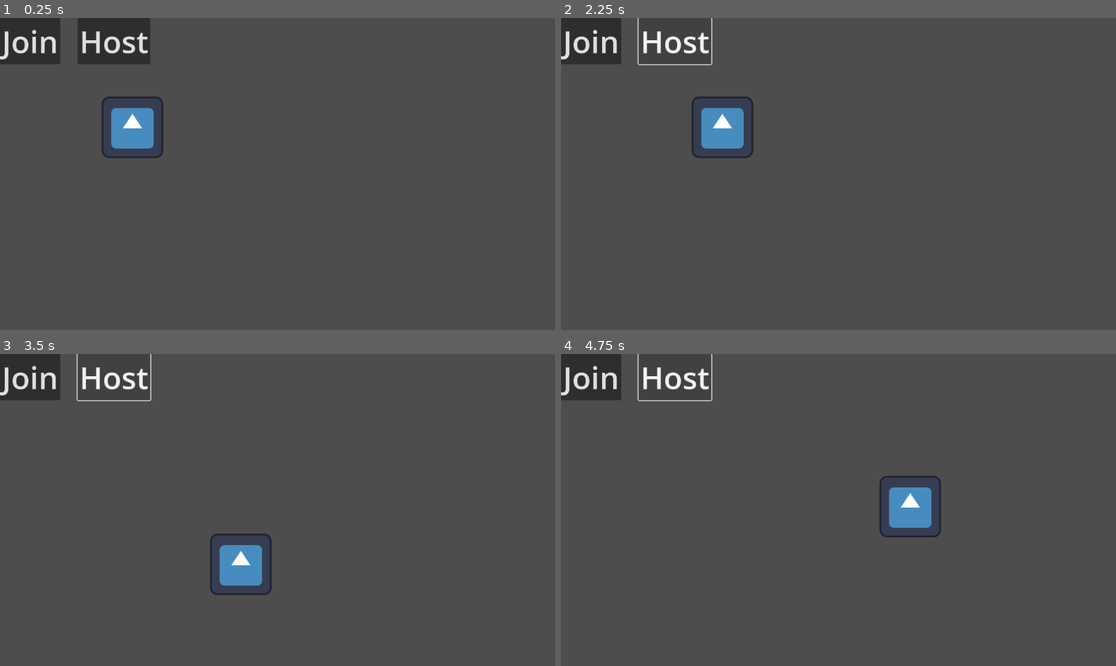
Above: before the commit, frames 1-4 (two rows, left to right).
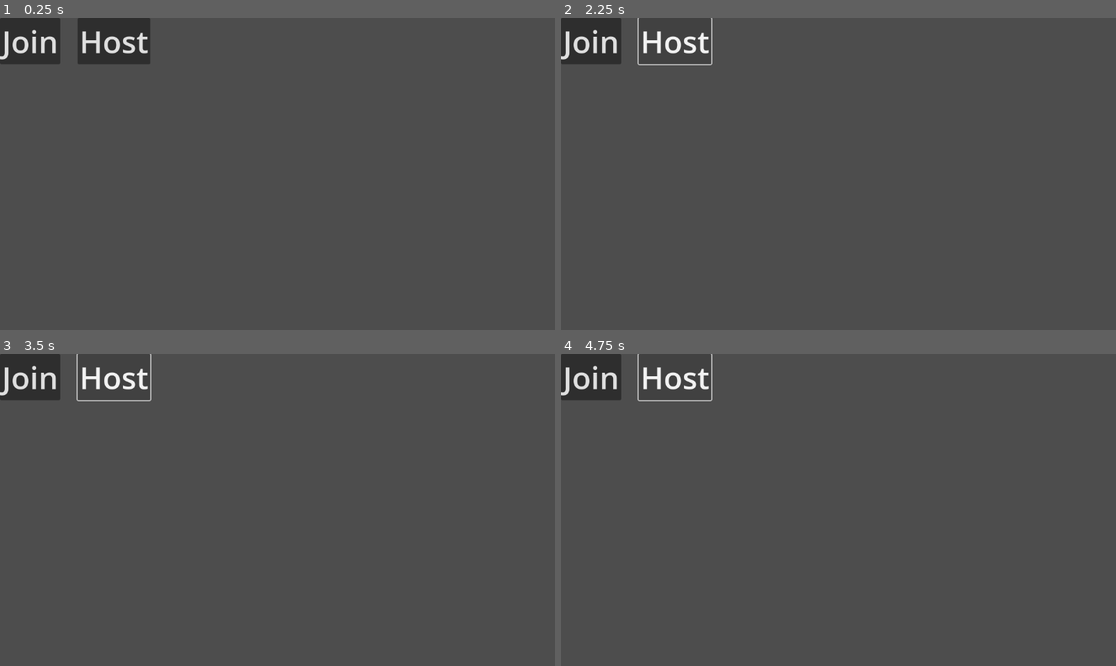
Above: after the commit, the same moments.

Repository: perrycate/ggj-2026
Game: Godot game, scene res://scenes/world/game.tscn
Same seed, same stepped clock (60 frames per second), same inputs: the game is played once before the commit and once after it. The engine's default icon, where the game draws it, is replaced by a stand-in: a white triangle on a blue panel in a dark square.
Inputs:
- Up to frame 1 (0.25 s): no input
- Up to frame 2 (2.25 s): click "Join" at 0.5 s; click "Host" at 1.25 s; hold D (move_right) from 2.03 s (still down)
- Up to frame 3 (3.5 s): release D (move_right) at 2.78 s; hold S (move_down) from 2.78 s (still down)
- Up to frame 4 (4.75 s): release S (move_down) at 3.53 s; hold D (move_right) 3.53-4.28 s; hold W (move_up) from 4.28 s (still down)

The runs differ from the first frame. In frame 1, 1.3% of the frame differs, in the area x 18-30%, y 25-45%; in frame 2, 1.3%; in frame 3, 1.3%, in the area x 37-49%, y 57-78%; in frame 4, 1.3%.

Commit message:
hide player until button clicked

Diff:
--- a/scenes/world/game.tscn
+++ b/scenes/world/game.tscn
@@ -1,26 +1,9 @@
-[gd_scene load_steps=5 format=3 uid="uid://7k81egc5b2va"]
+[gd_scene load_steps=2 format=3 uid="uid://7k81egc5b2va"]
 
 [ext_resource type="Script" uid="uid://bf5rqo731sapw" path="res://scripts/world/game.gd" id="1_w44h4"]
-[ext_resource type="Script" uid="uid://3464yub88grv" path="res://scripts/player/player.gd" id="2_3iwug"]
-[ext_resource type="Texture2D" uid="uid://d3v8eynat77lb" path="res://art/icon.svg" id="3_r5nxa"]
 
-[sub_resource type="RectangleShape2D" id="RectangleShape2D_h30v7"]
-size = Vector2(127, 127)
-
-[node name="game" type="Node2D"]
+[node name="Game" type="Node2D"]
 script = ExtResource("1_w44h4")
-
-[node name="player" type="CharacterBody2D" parent="."]
-position = Vector2(275, 227)
-script = ExtResource("2_3iwug")
-metadata/_edit_group_ = true
-
-[node name="CollisionShape2D" type="CollisionShape2D" parent="player"]
-position = Vector2(0.5, -0.5)
-shape = SubResource("RectangleShape2D_h30v7")
-
-[node name="Sprite2D" type="Sprite2D" parent="player"]
-texture = ExtResource("3_r5nxa")
 
 [node name="JoinButton" type="Button" parent="."]
 offset_right = 8.0
--- /dev/null
+++ b/scenes/world/player.tscn
@@ -0,0 +1,18 @@
+[gd_scene load_steps=4 format=3 uid="uid://dhkljttu1fkh7"]
+
+[ext_resource type="Script" uid="uid://3464yub88grv" path="res://scripts/player/player.gd" id="1_l3o4k"]
+[ext_resource type="Texture2D" uid="uid://d3v8eynat77lb" path="res://art/icon.svg" id="2_hqqc5"]
+
+[sub_resource type="RectangleShape2D" id="RectangleShape2D_h30v7"]
+size = Vector2(127, 127)
+
+[node name="Player" type="CharacterBody2D"]
+script = ExtResource("1_l3o4k")
+metadata/_edit_group_ = true
+
+[node name="CollisionShape2D" type="CollisionShape2D" parent="."]
+position = Vector2(0.5, -0.5)
+shape = SubResource("RectangleShape2D_h30v7")
+
+[node name="Sprite2D" type="Sprite2D" parent="."]
+texture = ExtResource("2_hqqc5")
--- a/scripts/player/player.gd
+++ b/scripts/player/player.gd
@@ -1,8 +1,18 @@
 extends CharacterBody2D
+
+# Whether the human playing is actively controlling or merely watching.
+# PC: This feels wrong? Need to think about state management asap.
+var is_active: bool = false
 
 var speed : float = 300
 
+func _ready():
+	pass
+
 func _physics_process(_delta: float) -> void:
+	if !is_active:
+		return
+
 	var input_direction = Input.get_vector("move_left", "move_right", "move_up", "move_down")
 	velocity = input_direction * speed
 
--- a/scripts/world/game.gd
+++ b/scripts/world/game.gd
@@ -1,4 +1,6 @@
 extends Node2D
+
+var player: PackedScene = preload("res://scenes/world/player.tscn")
 
 # TODO add mechanism for getting/sharing this.
 const server_address = "127.0.0.1"
@@ -19,6 +21,7 @@
 	multiplayer.multiplayer_peer = peer
 
 	print("joined")
+	get_tree().current_scene.add_child(player.instantiate())
 
 func _on_host_button_pressed():
 	var peer = ENetMultiplayerPeer.new()
@@ -29,3 +32,8 @@
 	multiplayer.multiplayer_peer = peer
 
 	print("hosting")
+
+	var p = player.instantiate()
+	p.is_active = true
+
+	get_tree().current_scene.add_child(p)
